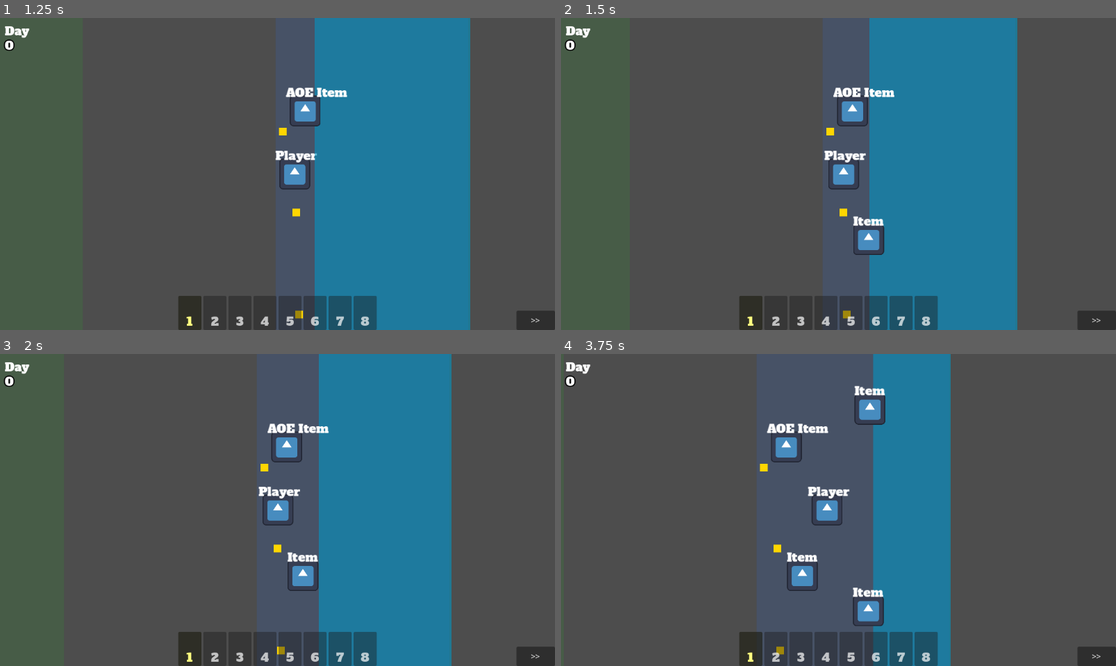
Above: before the commit, frames 1-4 (two rows, left to right).
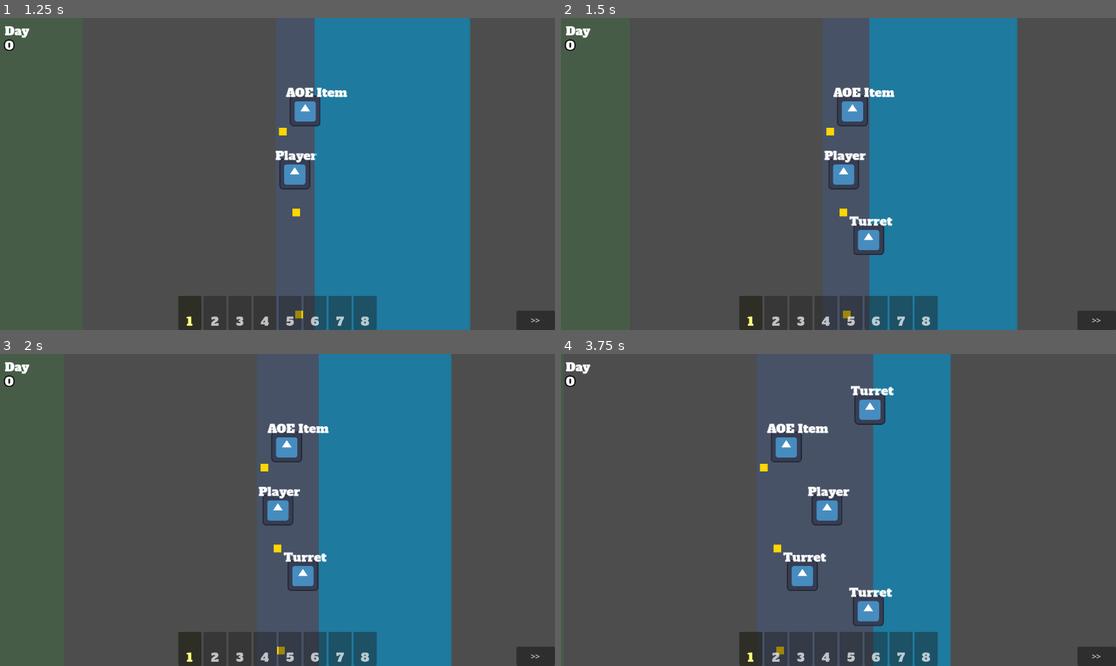
Above: after the commit, the same moments.

Repository: poga/dark-sea
Game: Godot game, scene res://scenes/game/main.tscn
Same seed, same stepped clock (60 frames per second), same inputs: the game is played once before the commit and once after it. The project has no main scene, so this scene is started directly. The engine's default icon, where the game draws it, is replaced by a stand-in: a white triangle on a blue panel in a dark square.
Inputs (mouse positions are in pixels of both pictures, inside the frame that each line leads up to):
- Up to frame 1 (1.25 s): tap Enter at 0.5 s; move the mouse to (399, 158) at 0.52 s; press the mouse at (399, 158) at 0.53 s; hold D (move_right) from 0.53 s (still down)
- Up to frame 2 (1.5 s): release D (move_right) at 1.25 s; release the mouse at (960, 158) at 1.25 s; drag from (727, 189) to (594, 174) at 1.27 s
- Up to frame 3 (2 s): no input
- Up to frame 4 (3.75 s): move the mouse to (894, 441) at 2.02 s; hold D (move_right) 2.03-2.75 s; tap Alt at 2.1 s; drag from (810, 572) to (855, 510) at 2.77 s; move the mouse to (1005, 556) at 3.52 s; press the mouse at (1005, 556) at 3.53 s; hold A (move_left) from 3.53 s (still down)

Frame 1 is identical in both runs. In frame 2, 0.1% of the frame differs, in the area x 51-60%, y 63-67%; in frame 3, 0.1%; in frame 4, 0.4%, in the area x 40-60%, y 10-78%.

Commit message:
refactor: update item_spawner to spawn turret_item instead of item
The item_pool now preloads turret_item.tscn, which provides turret
behavior via the base_item inheritance chain. References to
item.State.PICKUP continue to work since turret_item inherits State
from base_item.

Co-Authored-By: Claude Opus 4.6 <noreply@anthropic.com>

Diff:
--- a/scenes/game/item_spawner.gd
+++ b/scenes/game/item_spawner.gd
@@ -14,7 +14,7 @@
 # --- Item pool: edit this to change what spawns ---
 # Each entry has a scene and a weight (higher = more likely).
 var item_pool: Array[Dictionary] = [
-	{ "scene": preload("res://scenes/item/item.tscn"), "weight": 3 },
+	{ "scene": preload("res://scenes/item/turret_item.tscn"), "weight": 3 },
 	{ "scene": preload("res://scenes/item/aoe_item.tscn"), "weight": 1 },
 ]
 
